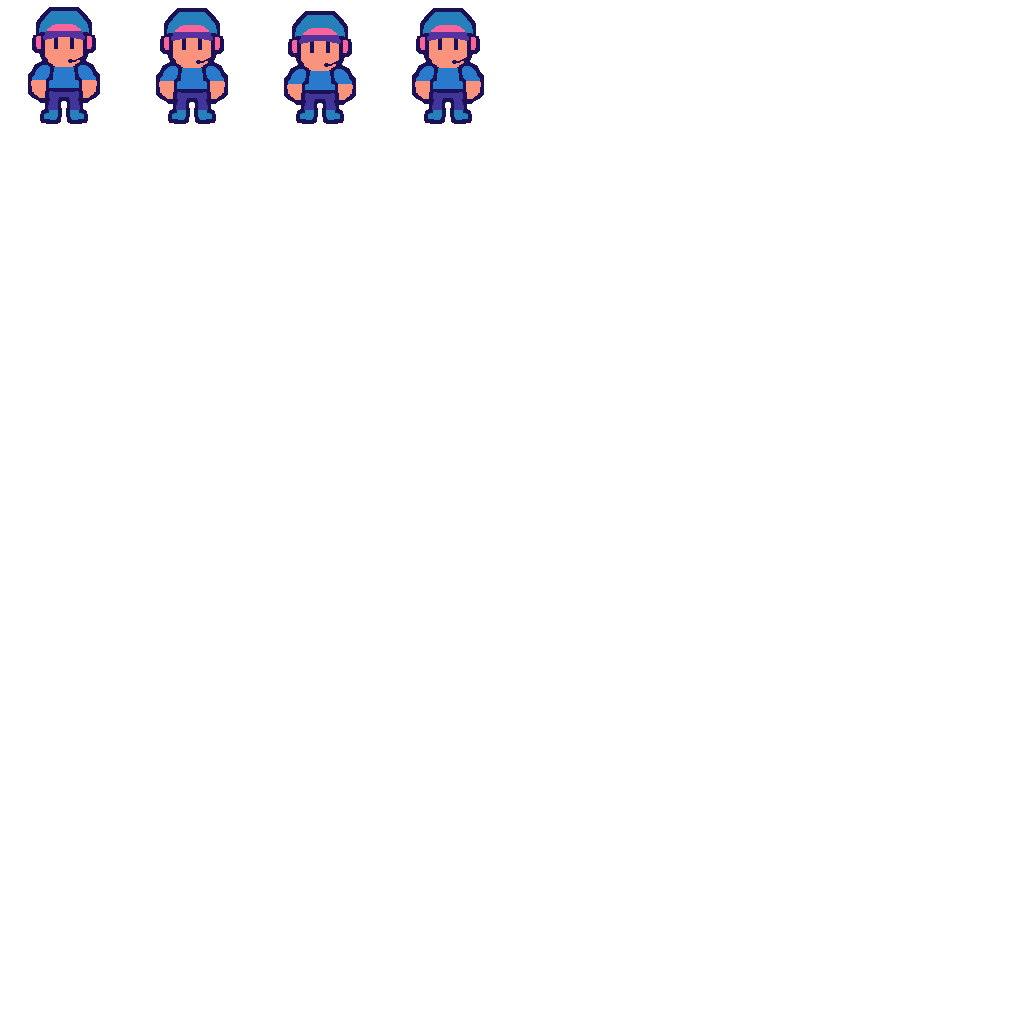
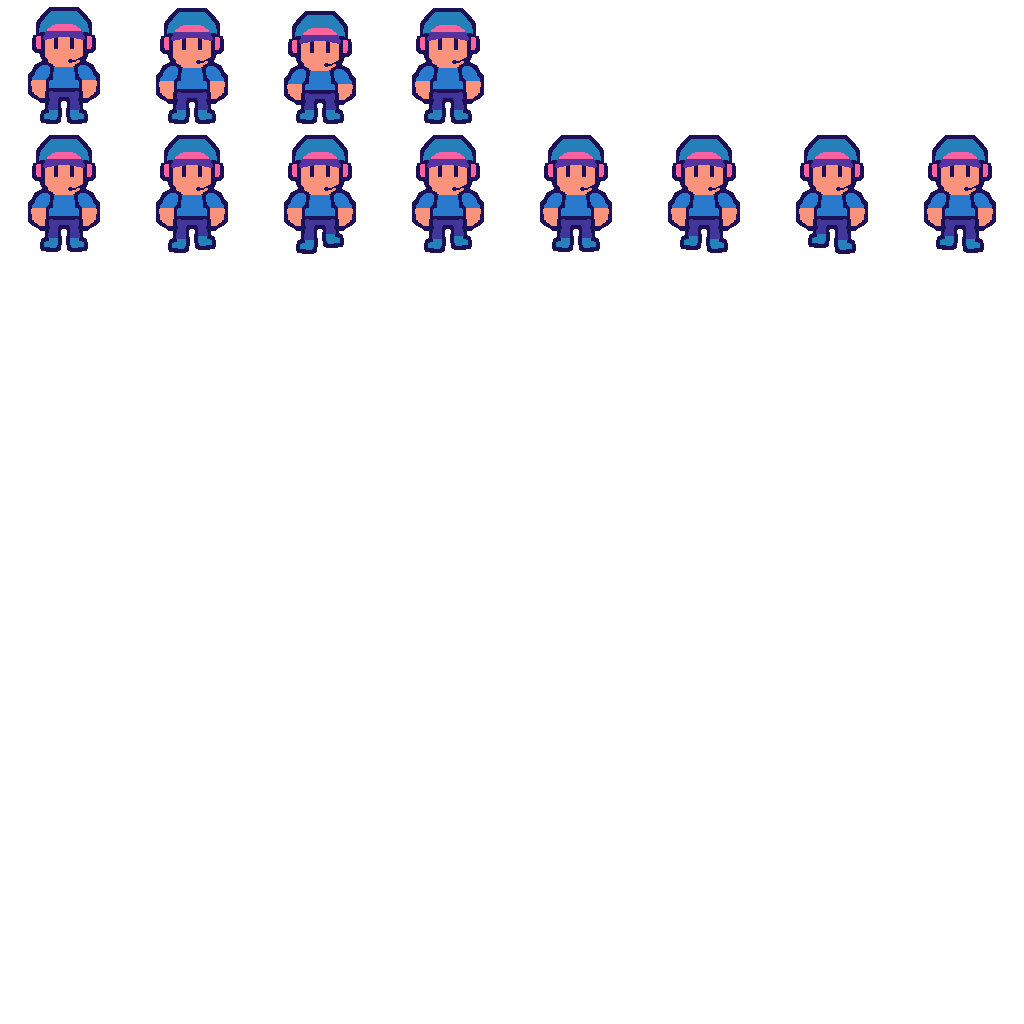
Before/after of a 1024x1024 layered artwork. What changed in the layer stack:
added group "walk_down" with 8 layers above "idle" over [28, 135, 996, 254]
added layer "walk_down_8" in group "walk_down" over [832, 135, 996, 254]
added layer "walk_down_7 Merged" in group "walk_down" over [704, 135, 996, 254]
added layer "walk_down_6 Merged" in group "walk_down" over [576, 135, 832, 253]
added layer "walk_down_5" in group "walk_down" over [540, 135, 704, 252]
added layer "walk_down_4" in group "walk_down" over [412, 135, 576, 253]
added layer "walk_down_3 Merged" in group "walk_down" over [284, 135, 448, 254]
added layer "walk_down_2" in group "walk_down" over [156, 135, 320, 254]
added layer "walk_down_1" in group "walk_down" over [28, 135, 192, 253]
renamed "idle4" to "idle", painted on it over [28, 135, 612, 254]
removed layer "idle3" over [207, 135, 356, 214]
removed layer "idle2" over [79, 135, 219, 150]
removed layer "idle1" over [37, 135, 91, 150]
